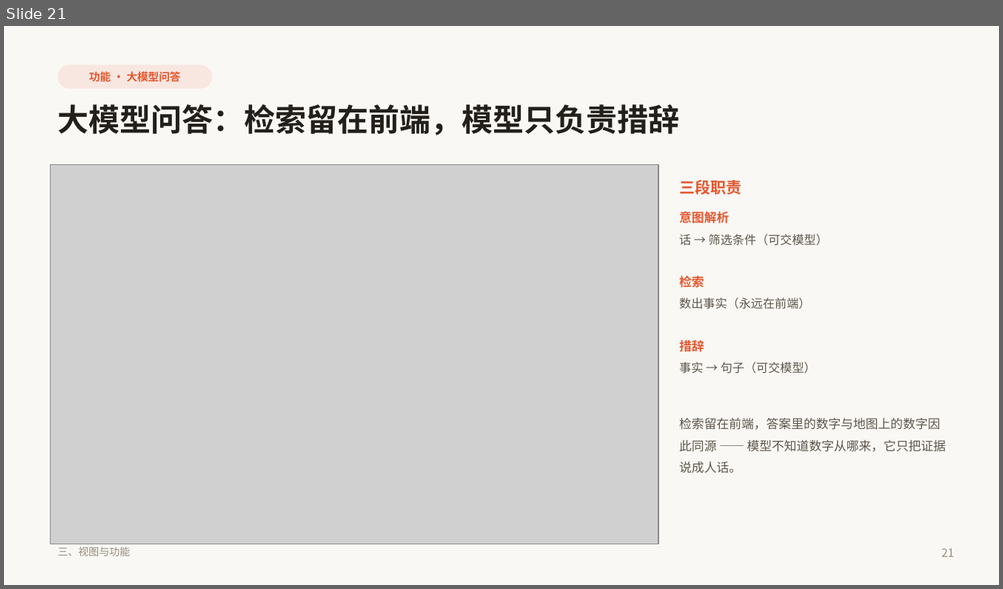
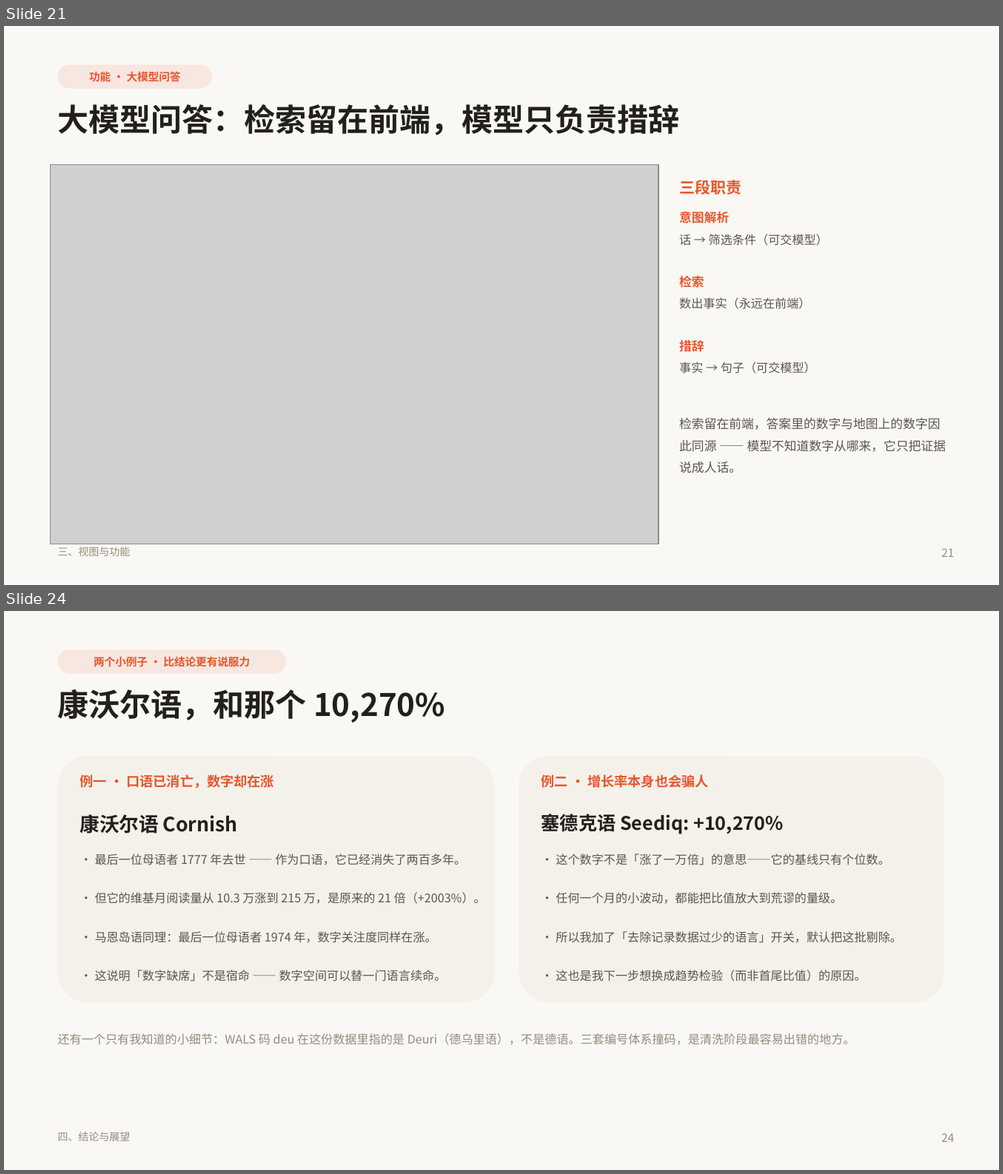
Before and after one commit to quvro/world-language-vitality-map, a slide deck: paper/世界语言赛博活力图谱_答辩PPT.pptx. Shown one above the other, each under a label of ours: slide 21 before the commit, slides 21 and 24 after it; the slides between them are not shown. The pictures are 1003x589 and 1003x1174 pixels, drawn with LibreOffice and Linux fonts; fonts in the diff are those of the drawing; grey boxes stand for pictures. Boxes give left, top, right and bottom in pixels: in the first picture for what was removed or moved away, otherwise in the second. Text is boxed around its words. In the diff, an @@ line names an element or a change of style, - is before the commit and + after.

Commit message:
﻿refactor(ppt): 第四部分重写为「结论与展望」
按用户要求拆成三块，共 4 个内容页：

23 四条规律
   10.0% 数字在场率 / 8 对 8 同向显著 / 15 个语系全是多数无维基 / 但不是单向漏斗
24 两个小例子
   例一 康沃尔语：最后一位母语者 1777 年去世，月阅读量 10.3 万 → 215 万（21 倍）
   例二 塞德克语 +10,270%：基线只有个位数，任何小波动都被放大 —— 增长率本身会骗人
   附一个只有作者知道的小细节：WALS 码 deu 在这份数据里是 Deuri 不是德语
25 三点不足与三条下一步
   覆盖面 / 单平台 / 端点敏感（首尾比值）→ 全量 Glottolog / 多平台 / Mann-Kendall 趋势检验
26 参考文献（9 条）

页脚统一改为「四、结论与展望」。总页数 26 → 27。
讲稿同步重导出：3,499 字。

```diff
--- a/paper/世界语言赛博活力图谱_答辩PPT.pptx
+++ b/paper/世界语言赛博活力图谱_答辩PPT.pptx
@@ slide 24 added at [4, 611, 999, 1170], background #FAF8F4 @@
@@ rounded rectangle added at [58, 649, 286, 674], fill #F8E6E0, 10.5 pt, text #E4572E, bold @@
+两个小例子 · 比结论更有说服力
@@ text added at [58, 689, 445, 723], 30 pt, text #23201C, bold @@
+康沃尔语，和那个 10,270%
@@ rounded rectangle added at [58, 757, 494, 1002], fill #F4F1EA @@
@@ rounded rectangle added at [519, 757, 944, 1002], fill #F4F1EA @@
@@ text added at [80, 775, 274, 789], 13 pt, text #E4572E, bold @@
+例一 · 口语已消亡，数字却在涨
@@ text added at [541, 775, 708, 788], 13 pt, text #E4572E, bold @@
+例二 · 增长率本身也会骗人
@@ text added at [80, 815, 238, 834], 19 pt, text #23201C, bold @@
+康沃尔语 Cornish
@@ text added at [541, 814, 783, 834], 18 pt, text #23201C, bold @@
+塞德克语 Seediq: +10,270%
@@ text added at [95, 854, 466, 866], 11.5 pt, text #5C564C @@
+· 最后一位母语者 1777 年去世 —— 作为口语，它已经消失了两百多年。
@@ text added at [555, 854, 890, 866], 11.5 pt, text #5C564C @@
+· 这个数字不是「涨了一万倍」的意思——它的基线只有个位数。
@@ text added at [95, 892, 486, 904], 11.5 pt, text #5C564C @@
+· 但它的维基月阅读量从 10.3 万涨到 215 万，是原来的 21 倍（+2003%）。
@@ text added at [555, 892, 842, 904], 11.5 pt, text #5C564C @@
+· 任何一个月的小波动，都能把比值放大到荒谬的量级。
@@ text added at [95, 931, 436, 943], 11.5 pt, text #5C564C @@
+· 马恩岛语同理：最后一位母语者 1974 年，数字关注度同样在涨。
@@ text added at [555, 931, 902, 943], 11.5 pt, text #5C564C @@
+· 所以我加了「去除记录数据过少的语言」开关，默认把这批剔除。
@@ text added at [95, 970, 447, 982], 11.5 pt, text #5C564C @@
+· 这说明「数字缺席」不是宿命 —— 数字空间可以替一门语言续命。
@@ text added at [555, 970, 865, 982], 11.5 pt, text #5C564C @@
+· 这也是我下一步想换成趋势检验（而非首尾比值）的原因。
@@ text added at [58, 1034, 855, 1045], 11.5 pt, text #948C7E @@
+还有一个只有我知道的小细节：WALS 码 deu 在这份数据里指的是 Deuri（德乌里语），不是德语。三套编号体系撞码，是清洗阶段最容易出错的地方。
@@ text added at [58, 1132, 131, 1142], 10 pt, text #948C7E @@
+四、结论与展望
@@ text added at [941, 1133, 953, 1142], 11 pt, text #948C7E @@
+24
```
Also in this commit, not shown: 1 slide changed, 3 other slides added, 3 slides removed, 4 other files.
